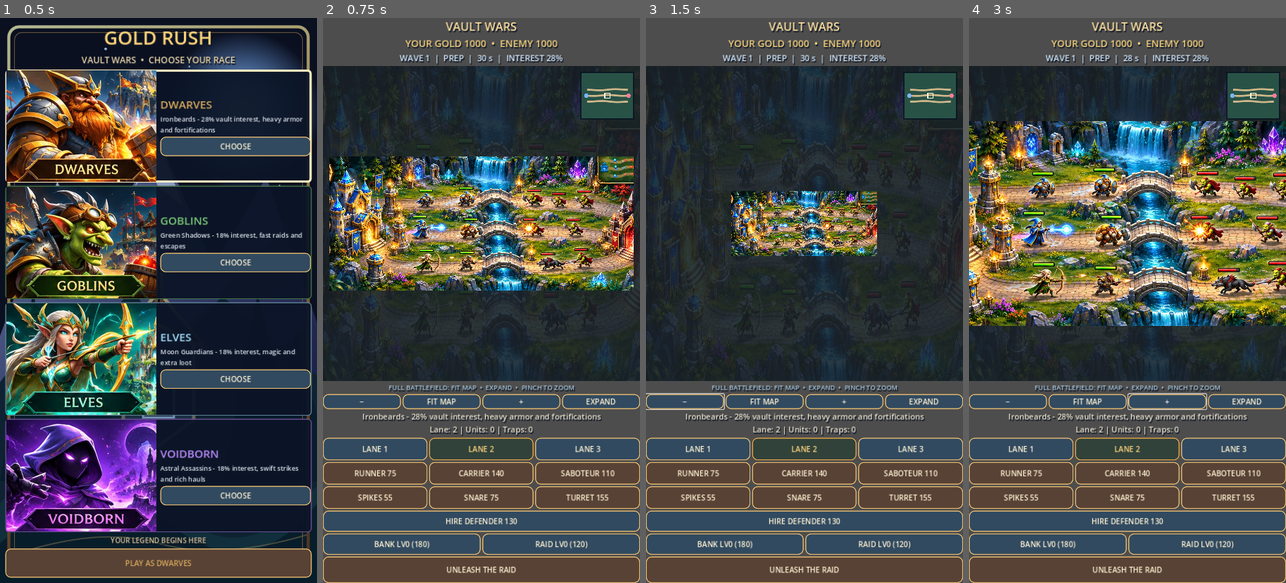
Above: before the commit, frames 1-4 (left to right).
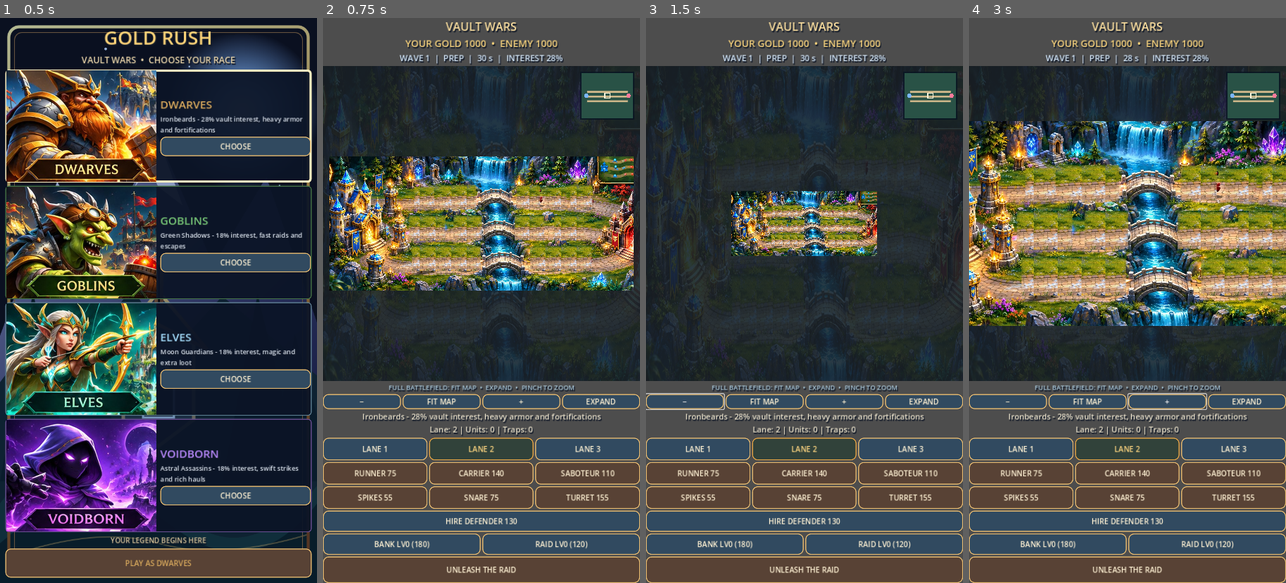
Above: after the commit, the same moments.

Repository: krzych3d/Gold-rush-mobile
Game: Godot game, scene res://main.tscn
Two runs of this game, one before a commit and one after it. Both use one fixed random seed, a clock stepped at 60 frames per second and the inputs below.
Inputs:
- Up to frame 1 (0.5 s): no input
- Up to frame 2 (0.75 s): click "PLAY AS DWARVES" at 0.5 s
- Up to frame 3 (1.5 s): click "−" at 1.25 s
- Up to frame 4 (3 s): click "FIT MAP" at 2 s; click "+" at 2.75 s

Frame 1 is identical in both runs. In frame 2, 4.8% of the frame differs, in the area x 5-97%, y 12-56%; in frame 3, 1.4%; in frame 4, 10%, in the area x 0-100%, y 12-56%.

Commit message:
Align three gameplay lanes with painted clean fantasy battlefield

Diff:
--- a/scripts/game.gd
+++ b/scripts/game.gd
@@ -73,7 +73,7 @@
 var waterfall_texture: Texture2D = preload("res://assets/world/waterfall.svg")
 var ground_texture: Texture2D = preload("res://assets/world/enchanted_ground.svg")
 var valley_texture: Texture2D = preload("res://assets/world/epic_valley.svg")
-var epic_battlefield_texture: Texture2D = preload("res://assets/epic/world/battlefield_v2.jpg")
+var epic_battlefield_texture: Texture2D = preload("res://assets/epic/world/battlefield_clean.jpg")
 var cliff_texture: Texture2D = preload("res://assets/world/mossy_cliff.svg")
 var grove_texture: Texture2D = preload("res://assets/world/moonlit_grove.svg")
 var shrine_texture: Texture2D = preload("res://assets/world/ancient_shrine.svg")
@@ -642,9 +642,8 @@
 func _point(path: int, progress: float, side: int) -> Vector2:
 	var t: float = progress if side == 0 else 1.0 - progress
 	var x: float = lerpf(-WORLD_HALF_LENGTH, WORLD_HALF_LENGTH, t)
-	var lane_y: float = (float(path) - 1.0) * 310.0
-	var bend: float = sin(t * TAU + float(path) * 1.35) * 38.0 * sin(t * PI)
-	return Vector2(x, lane_y + bend)
+	var lane_y: float = -200.0 + float(path) * 245.0
+	return Vector2(x, lane_y)
 
 func _iso_project(world: Vector2) -> Vector2:
 	return ISO_X * world.x + ISO_Y * world.y
